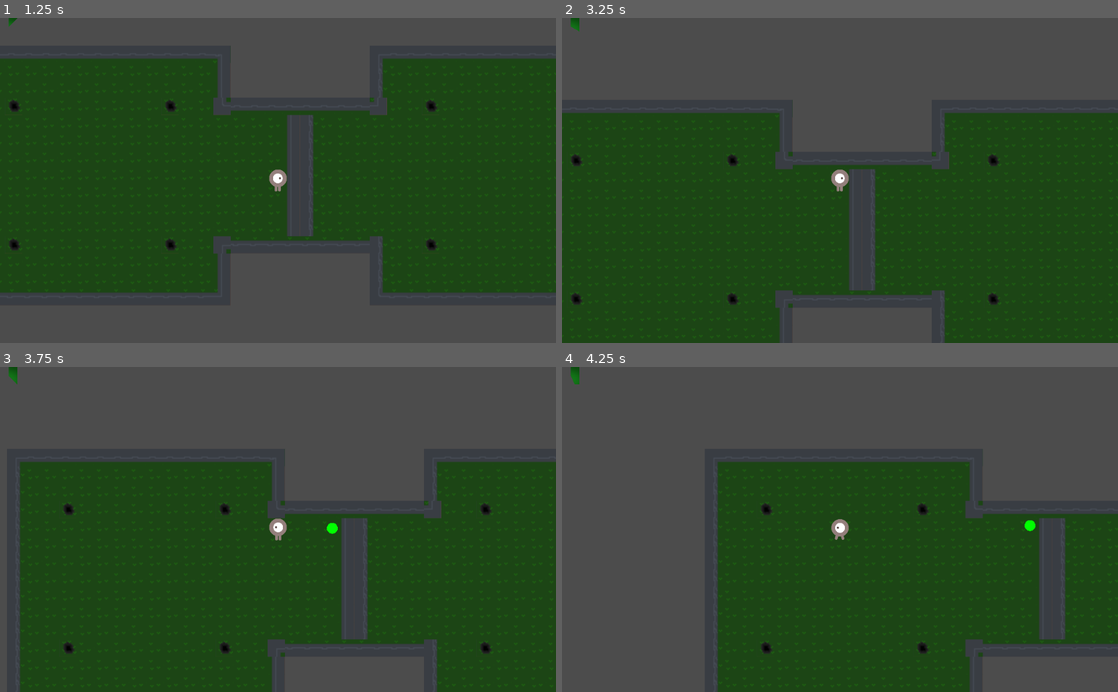
Above: before the commit, frames 1-4 (two rows, left to right).
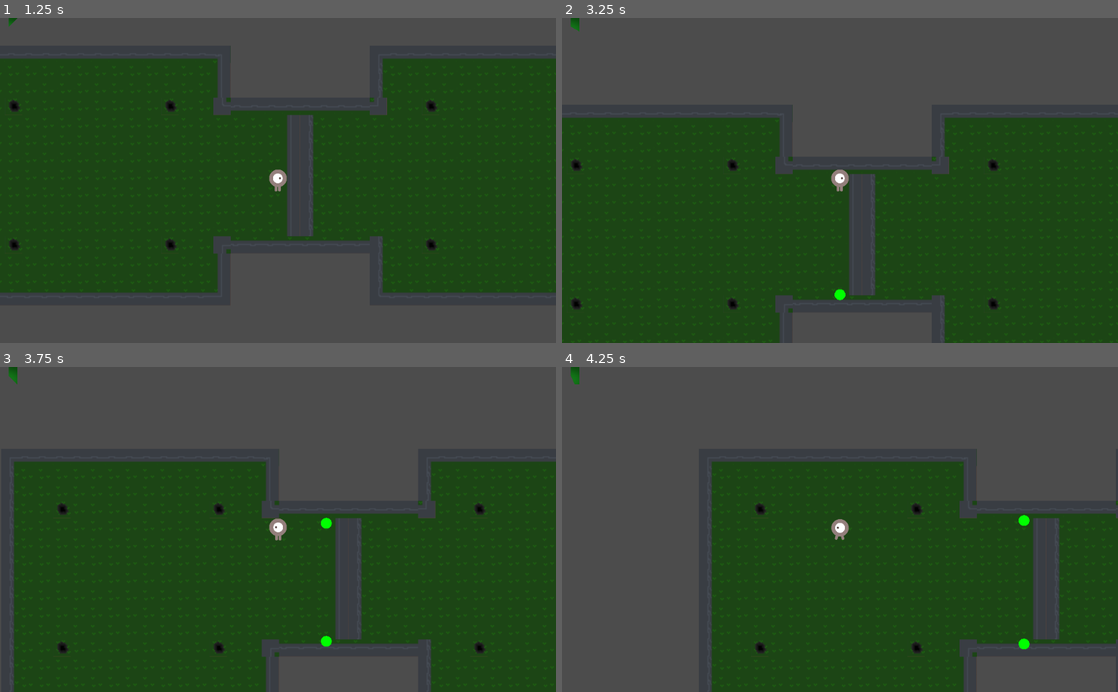
Above: after the commit, the same moments.

Repository: FiBe4000/Gamejam2022
Game: Godot game, scene res://src/Main.tscn
Same seed, same stepped clock (60 frames per second), same inputs: the game is played once before the commit and once after it.
Inputs:
- Up to frame 1 (1.25 s): tap Enter at 0.5 s; hold D (move_right) from 0.53 s (still down); hold Down (aim_down) from 0.53 s (still down)
- Up to frame 2 (3.25 s): release D (move_right) at 1.28 s; release Down (aim_down) at 1.28 s; hold S (move_down) 1.28-2.03 s; tap Left (aim_left) at 1.35 s; tap Space (shoot) at 2 s; hold D (move_right) 2.03-2.78 s; hold Right (aim_right) 2.03-2.78 s; tap Enter at 2.75 s; hold W (move_up) from 2.78 s (still down); tap Up (aim_up) at 2.85 s
- Up to frame 3 (3.75 s): tap Space (shoot) at 3.5 s; release W (move_up) at 3.53 s; hold A (move_left) from 3.53 s (still down); hold Space (shoot) from 3.53 s (still down)
- Up to frame 4 (4.25 s): keep holding A (move_left); keep holding Space (shoot)

Frame 1 is identical in both runs. In frame 2, 3.1% of the frame differs, in the area x 0-100%, y 25-100%; in frame 3, 3.4%, in the area x 2-100%, y 25-100%; in frame 4, 2.7%.

Commit message:
Fix map collision mask and layer when inactive

Diff:
--- a/src/Map.gd
+++ b/src/Map.gd
@@ -27,9 +27,11 @@
 func _toggle_tilemap_collision(tileMap):
   if tileMap.visible:
     tileMap.collision_layer = 1
+    tileMap.collision_mask  = 1
   else:
-    tileMap.collision_layer = 2
+    tileMap.collision_layer = 0
+    tileMap.collision_mask  = 0
 
 func _on_WorldSwitchTimer_timeout():
-  self.activeWorld = (self.activeWorld + 1) % self.worlds.size()
+  activeWorld = (activeWorld + 1) % worlds.size()
   self._set_visibility()
